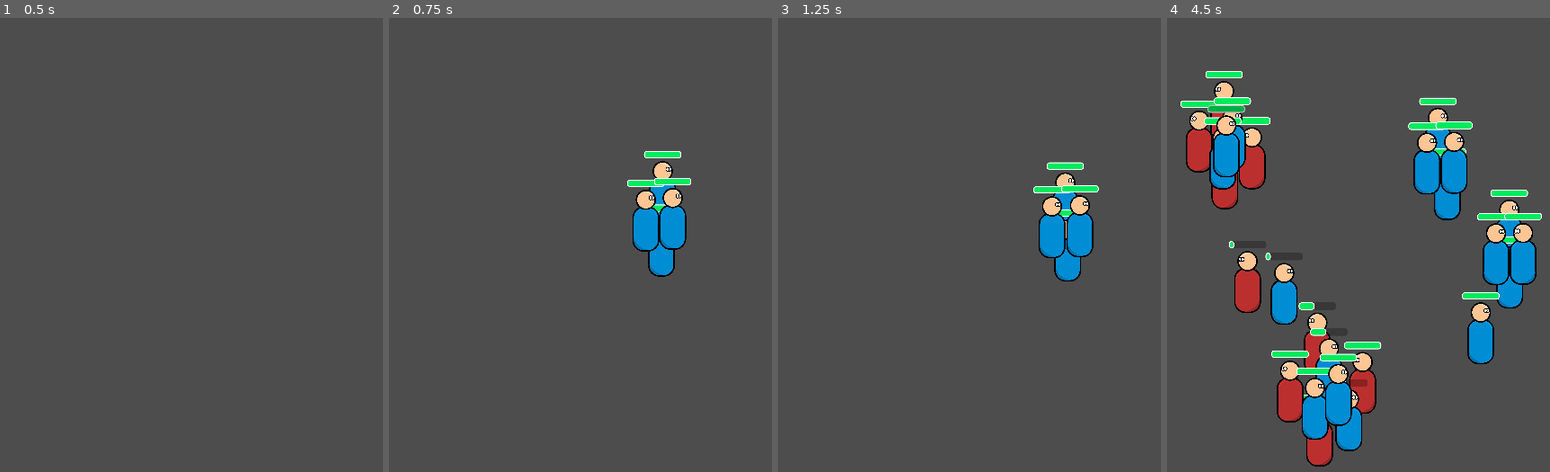
Above: before the commit, frames 1-4 (left to right).
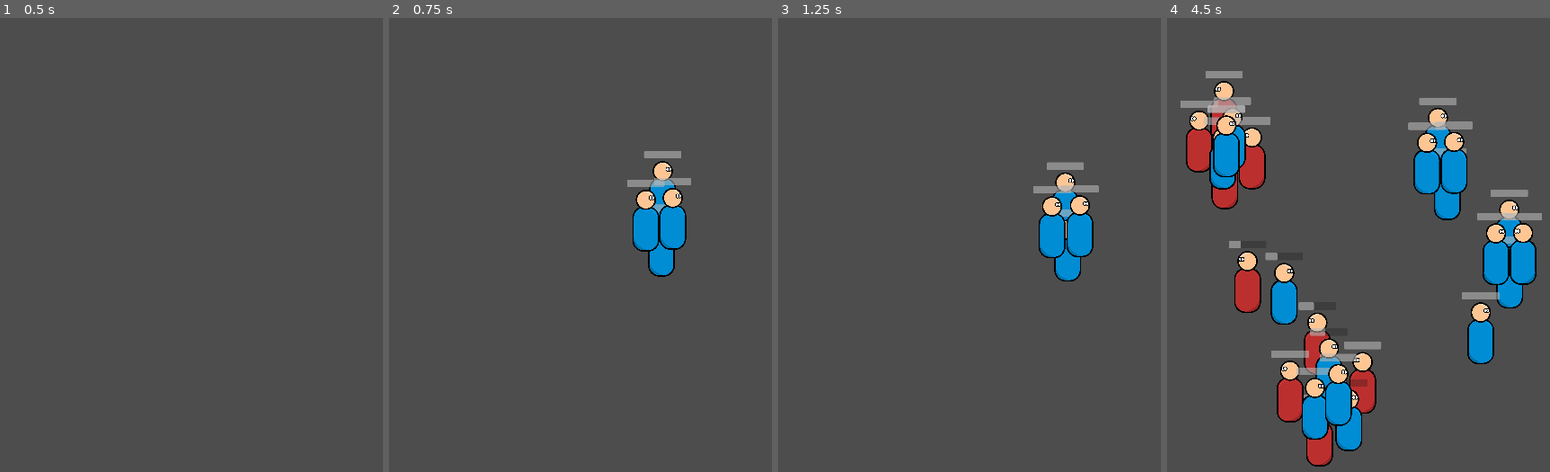
Above: after the commit, the same moments.

Repository: AvilS-PL/Godot_WAW_recreaction
Game: Godot game, scene res://game.tscn
The game is run twice, just before and just after one commit, with the same random seed, the same clock (stepped at 60 frames per second) and the same inputs.
Inputs (mouse positions are in pixels of both pictures, inside the frame that each line leads up to):
- Up to frame 1 (0.5 s): no input
- Up to frame 2 (0.75 s): tap Enter (ui_accept) at 0.5 s; move the mouse to (657, 217) at 0.52 s; click (657, 217) at 0.6 s
- Up to frame 3 (1.25 s): tap Enter (ui_accept) at 0.77 s
- Up to frame 4 (4.5 s): move the mouse to (1266, 290) at 1.27 s; right-click (1266, 290) at 1.35 s; click (1266, 290) at 1.42 s; tap Enter (ui_accept) at 1.52, 3.02, 3.77 s; move the mouse to (1389, 95) at 2.02 s; click (1389, 95) at 2.1 s; move the mouse to (1327, 399) at 2.77 s; right-click (1327, 399) at 2.85 s; click (1327, 399) at 2.92 s; move the mouse to (1469, 363) at 3.52 s; click (1469, 363) at 3.6 s; move the mouse to (1224, 145) at 4.27 s; right-click (1224, 145) at 4.35 s; click (1224, 145) at 4.42 s

Frame 1 is identical in both runs. In frame 2, 0.5% of the frame differs, in the area x 62-79%, y 29-43%; in frame 3, 0.5%; in frame 4, 2.8%, in the area x 3-98%, y 11-84%.

Commit message:
v0.2.3 working on health bar, added smp ani

Diff:
--- a/Units/mele_unit_rigid.gd
+++ b/Units/mele_unit_rigid.gd
@@ -1,8 +1,11 @@
 extends RigidBody2D
 
 @export var speed = 100.0
-@export var health = 10
-var new_speed = 100.0
+var new_speed = speed
+@export var max_health = 10
+var health = max_health
+@export var damage = 3
+@export var cooldown = 1.0
 var destinition = Vector2.ZERO
 var team = "blue"
 
@@ -10,6 +13,8 @@
 
 func _ready():
 	$HealthBar.max_value = health
+	$HealthBar.value = health
+	$Fight.wait_time = cooldown
 	if team == "red":
 		$Body.modulate = Color(0.8,0.2,0.2)
 		$HitBox.collision_layer = 2
@@ -19,12 +24,7 @@
 		$Body.modulate = Color(0.0,0.6,0.9)
 		$HitBox.collision_layer = 1
 
-
 func _process(delta):
-	if health < 1:
-		queue_free()
-	else:
-		$HealthBar.value = health
 	speed = move_toward(speed, new_speed, 5.0)
 	linear_velocity = (destinition - position).normalized() * speed
 	if destinition.x > position.x:
@@ -33,7 +33,6 @@
 	else:
 		$Body.flip_h = true
 		$Head.flip_h = true
-
 
 func _on_hit_box_area_entered(area):
 	if $HitBox.collision_layer != area.collision_layer:
@@ -48,9 +47,21 @@
 		if enemies.size() == 0:
 			new_speed = 100.0
 
+func _on_fight_timeout():
+	if enemies.size() != 0:
+		enemies[0].get_parent().take_damage(damage)
+		$Fight.start()
 
-func _on_fight_timeout():
-	print("-1 ", team)
-	if enemies.size() != 0:
-		enemies[0].get_parent().health -= 3
-		$Fight.start()
+func take_damage(taken):
+	health -= taken
+	if health <= 0:
+		var time
+		if health == 0:
+			time = 0.5
+		else:
+			time = 0.5 * (1 - float(abs(health))/float(taken))
+		$HealthBar.change_health(health, time)
+		await get_tree().create_timer(time).timeout
+		queue_free()
+	else:
+		$HealthBar.change_health(health, 0.5)
--- a/Units/mele_unit_rigid.tscn
+++ b/Units/mele_unit_rigid.tscn
@@ -1,8 +1,9 @@
-[gd_scene load_steps=9 format=3 uid="uid://dpfjl1hb0313u"]
+[gd_scene load_steps=8 format=3 uid="uid://dpfjl1hb0313u"]
 
 [ext_resource type="Script" path="res://Units/mele_unit_rigid.gd" id="1_c0148"]
 [ext_resource type="Texture2D" uid="uid://by481ahciksr2" path="res://Units/unit_body_def.png" id="2_vcq6u"]
 [ext_resource type="Texture2D" uid="uid://duo23o3515q5i" path="res://Units/unit_head.png" id="3_eyshu"]
+[ext_resource type="PackedScene" uid="uid://b66twah3ba66x" path="res://Usables/health_bar.tscn" id="4_ypfa4"]
 
 [sub_resource type="PhysicsMaterial" id="PhysicsMaterial_jvusy"]
 friction = 0.01
@@ -12,25 +13,6 @@
 
 [sub_resource type="CircleShape2D" id="CircleShape2D_2vdy1"]
 radius = 83.0542
-
-[sub_resource type="StyleBoxFlat" id="StyleBoxFlat_f53e0"]
-bg_color = Color(0, 0, 0, 0.266667)
-corner_radius_top_left = 15
-corner_radius_top_right = 15
-corner_radius_bottom_right = 15
-corner_radius_bottom_left = 15
-
-[sub_resource type="StyleBoxFlat" id="StyleBoxFlat_ymkxn"]
-bg_color = Color(0, 0.92549, 0.364706, 1)
-border_width_left = 5
-border_width_top = 5
-border_width_right = 5
-border_width_bottom = 5
-border_color = Color(1, 1, 1, 1)
-corner_radius_top_left = 15
-corner_radius_top_right = 15
-corner_radius_bottom_right = 15
-corner_radius_bottom_left = 15
 
 [node name="mele_unit_rigid" type="RigidBody2D"]
 mass = 60.0
@@ -68,17 +50,9 @@
 [node name="Fight" type="Timer" parent="."]
 one_shot = true
 
-[node name="HealthBar" type="ProgressBar" parent="."]
-offset_left = -50.0
+[node name="HealthBar" parent="." instance=ExtResource("4_ypfa4")]
 offset_top = -110.0
-offset_right = 150.0
 offset_bottom = -70.0
-scale = Vector2(0.5, 0.5)
-theme_override_styles/background = SubResource("StyleBoxFlat_f53e0")
-theme_override_styles/fill = SubResource("StyleBoxFlat_ymkxn")
-max_value = 10.0
-step = 1.0
-show_percentage = false
 
 [connection signal="area_entered" from="HitBox" to="." method="_on_hit_box_area_entered"]
 [connection signal="area_exited" from="HitBox" to="." method="_on_hit_box_area_exited"]
--- /dev/null
+++ b/Usables/health_bar.gd
@@ -0,0 +1,8 @@
+extends ProgressBar
+
+
+func change_health(health, time):
+	var tween = create_tween()
+	if health < 0:
+		health = 0
+	tween.tween_property(self, "value", health, time).set_trans(Tween.TRANS_SPRING).set_ease(Tween.EASE_OUT)
--- /dev/null
+++ b/Usables/health_bar.tscn
@@ -0,0 +1,14 @@
+[gd_scene load_steps=2 format=3 uid="uid://b66twah3ba66x"]
+
+[ext_resource type="Script" path="res://Usables/health_bar.gd" id="1_456m2"]
+
+[node name="HealthBar" type="ProgressBar"]
+offset_left = -50.0
+offset_top = -10.0
+offset_right = 150.0
+offset_bottom = 30.0
+scale = Vector2(0.5, 0.5)
+max_value = 10.0
+value = 10.0
+show_percentage = false
+script = ExtResource("1_456m2")
Binary file removed: Units/unit_body.png
Not shown, removed: Units/unit_body.png.import
